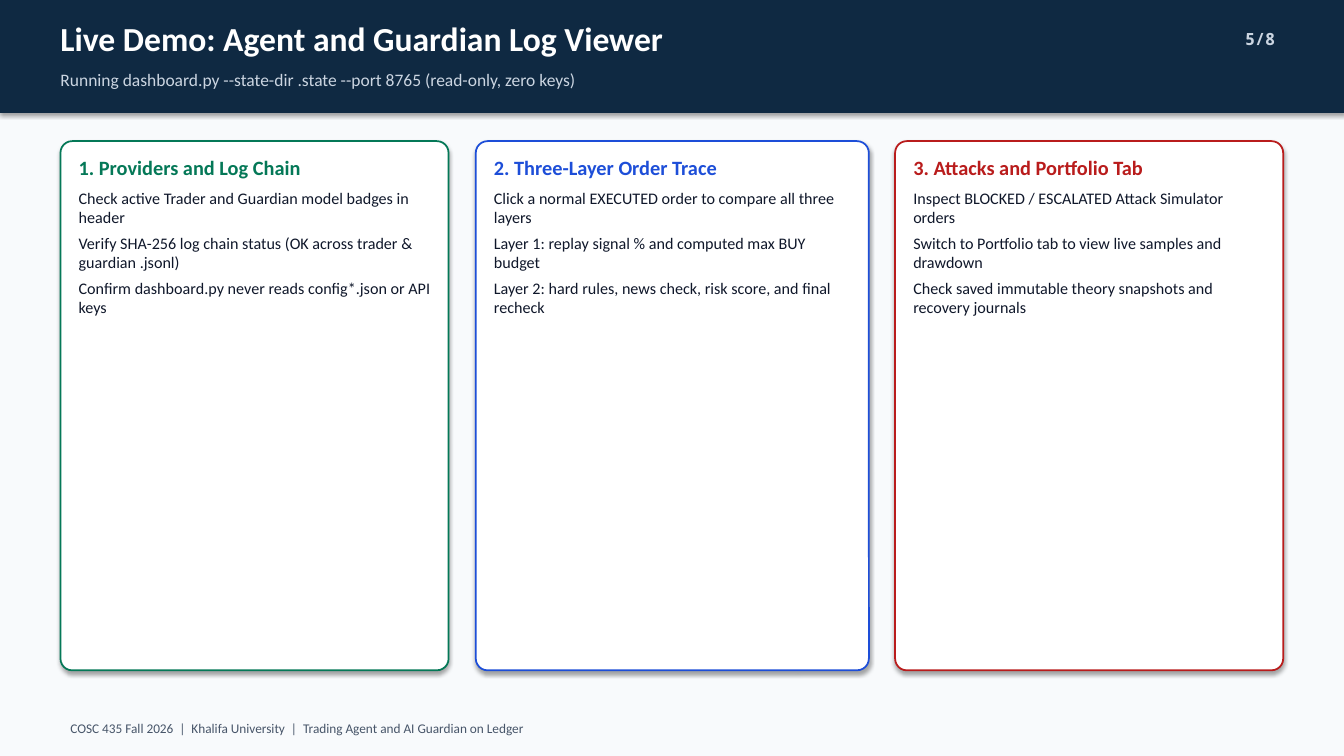
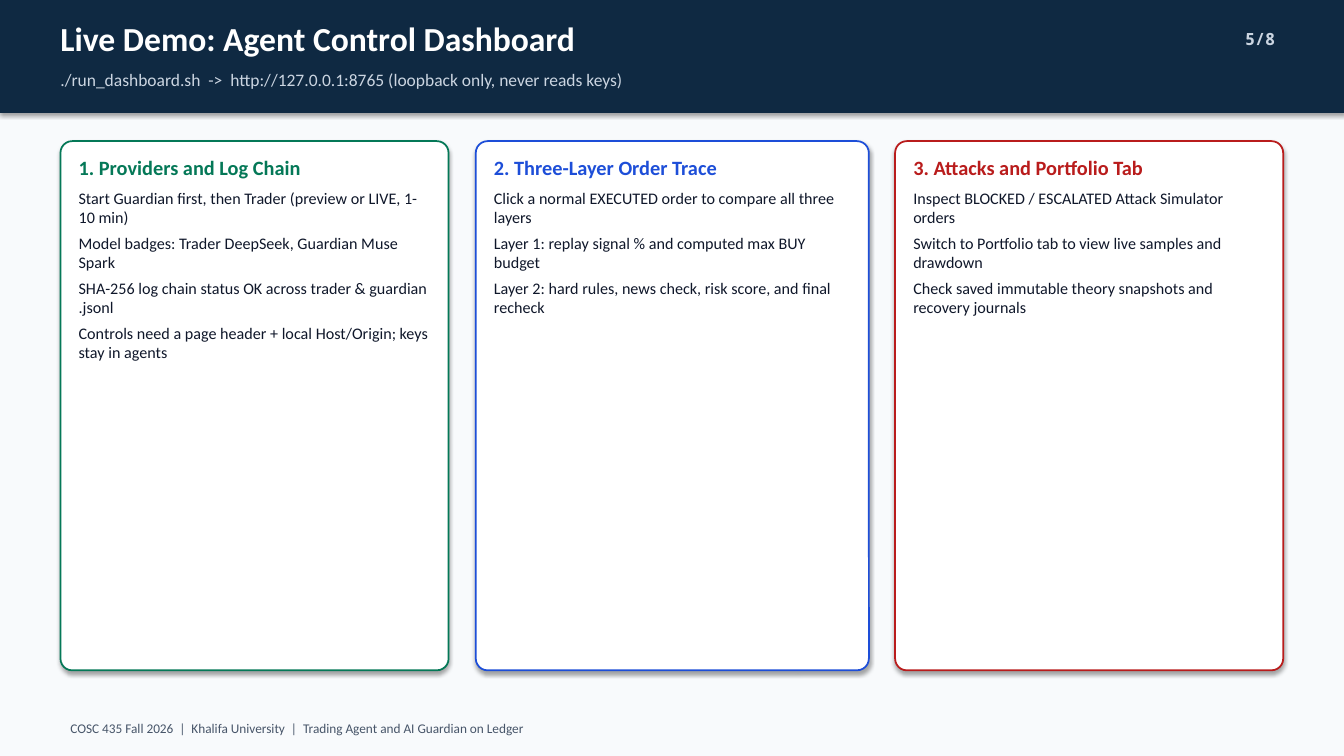
Before and after one commit to HaLTic/Ai_Security_Ledger_Project, a slide deck: slide 5 of slides/COSC435_Ledger_Guardian_Demo.pptx. Drawn at 1344x756 pixels with LibreOffice and Linux fonts; fonts in the diff are those of the drawing. Boxes give left, top, right and bottom in pixels: in the first picture for what was removed or moved away, otherwise in the second. Text is boxed around its words. In the diff, an @@ line names an element or a change of style, - is before the commit and + after.

Commit message:
docs: security-first report and deck with layer table, live attack evidence, Muse/DeepSeek setup

```diff
--- a/slides/COSC435_Ledger_Guardian_Demo.pptx
+++ b/slides/COSC435_Ledger_Guardian_Demo.pptx
@@ text at <box>60,27,575,57</box>: text changed @@
-Live Demo: Agent and Guardian Log Viewer
+Live Demo: Agent Control Dashboard
@@ text at <box>60,73,622,89</box>: text changed @@
-Running dashboard.py --state-dir .state --port 8765 (read-only, zero keys)
+./run_dashboard.sh -> http://127.0.0.1:8765 (loopback only, never reads keys)
@@ text at <box>79,192,428,361</box>: text changed @@
-Check active Trader and Guardian model badges in header
-Verify SHA-256 log chain status (OK across trader & guardian .jsonl)
-Confirm dashboard.py never reads config*.json or API keys
+Start Guardian first, then Trader (preview or LIVE, 1-10 min)
+Model badges: Trader DeepSeek, Guardian Muse Spark
+SHA-256 log chain status OK across trader & guardian .jsonl
+Controls need a page header + local Host/Origin; keys stay in agents
```
Also in this commit, not shown: 7 other slides changed, 1 slide added, 4 other files.
